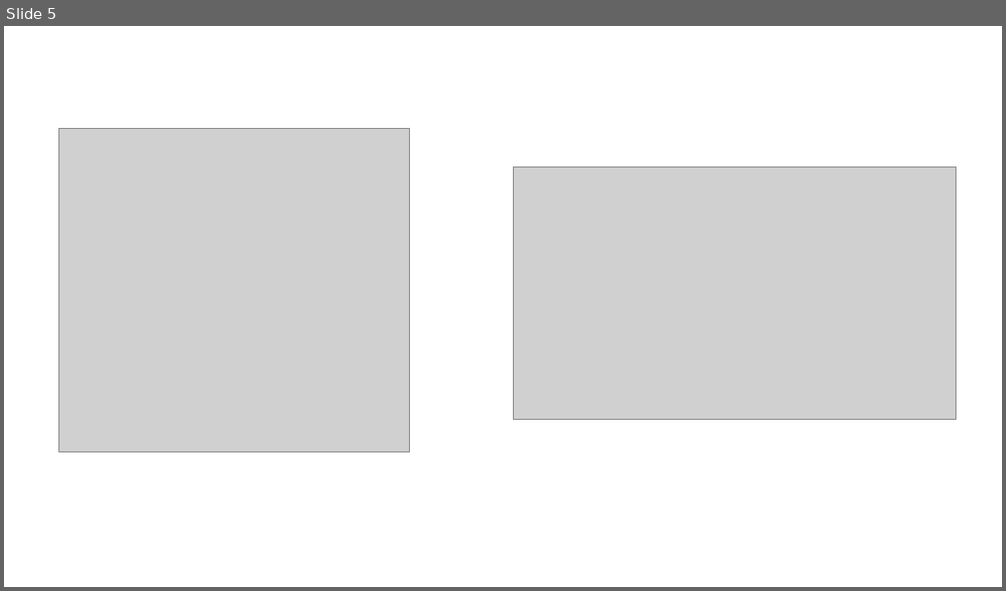
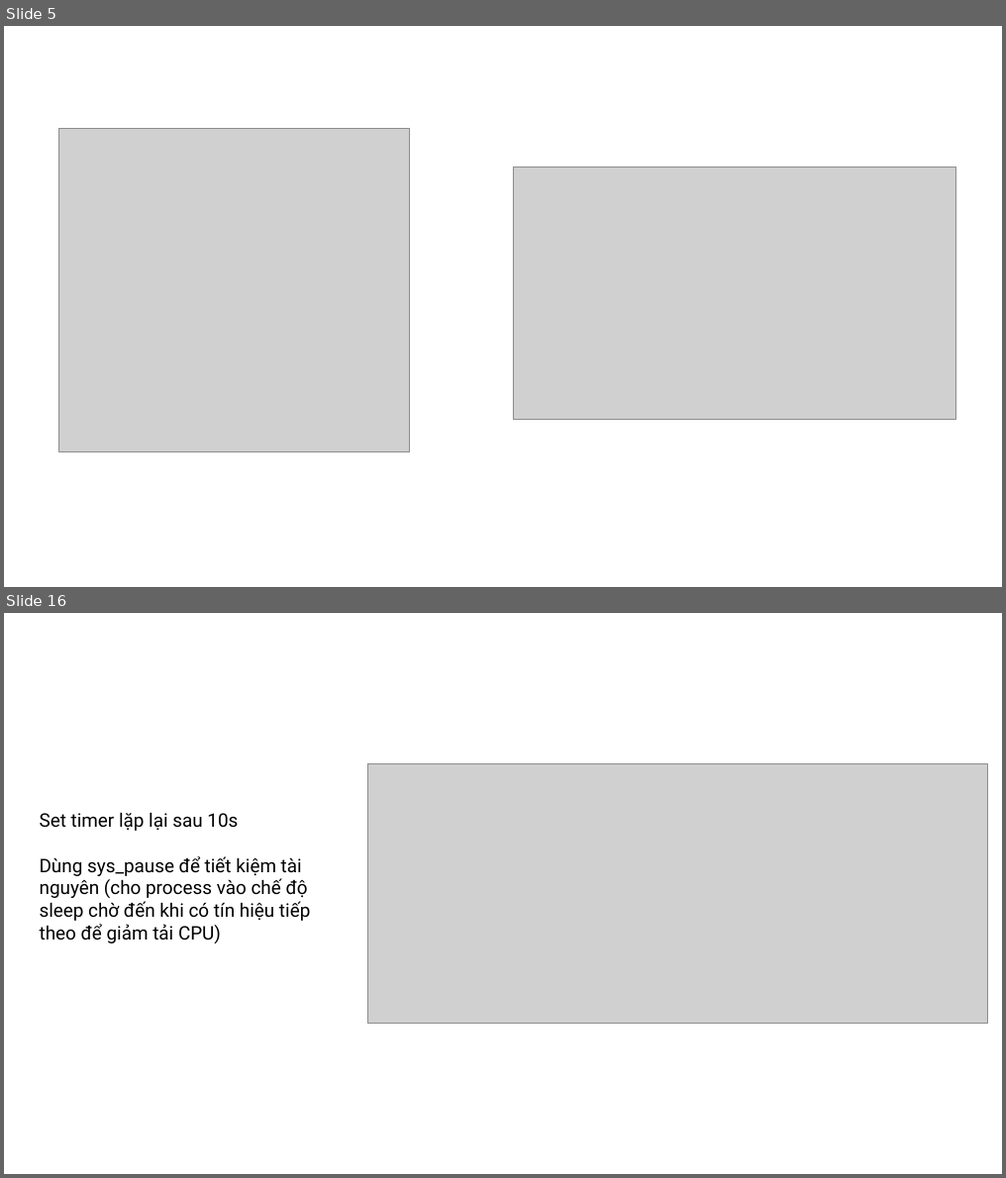
Before and after one commit to jettxxx/ASM-Anti_browsers-Anti_netcat, a slide deck: Anti-browser Anti-Netcat.pptx. Shown one above the other, each under a label of ours: slide 5 before the commit, slides 5 and 16 after it; the slides between them are not shown. The pictures are 1006x591 and 1006x1178 pixels, drawn with LibreOffice and Linux fonts; fonts in the diff are those of the drawing; grey boxes stand for pictures. Boxes give left, top, right and bottom in pixels: in the first picture for what was removed or moved away, otherwise in the second. Text is boxed around its words. In the diff, an @@ line names an element or a change of style, - is before the commit and + after.

```diff
--- a/Anti-browser Anti-Netcat.pptx
+++ b/Anti-browser Anti-Netcat.pptx
@@ slide 16 added at (4,613,1002,1174), background #FFFFFF @@
@@ picture added at (368,764,988,1024) @@
@@ text added at (40,812,310,944), 18 pt, text #000000 @@
+Set timer lặp lại sau 10s
+Dùng sys_pause để tiết kiệm tài nguyên (cho process vào chế độ sleep chờ đến khi có tín hiệu tiếp theo để giảm tải CPU)
```
Also in this commit, not shown: 9 slides changed, 5 other slides added, 3 slides removed.
